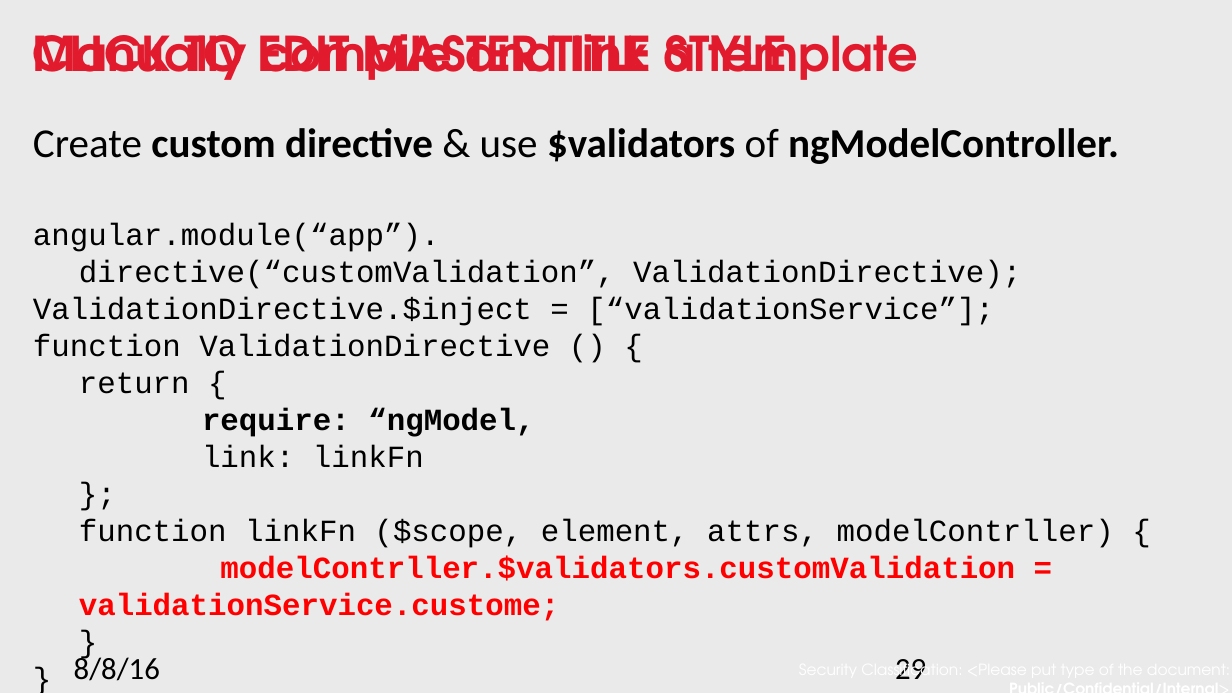
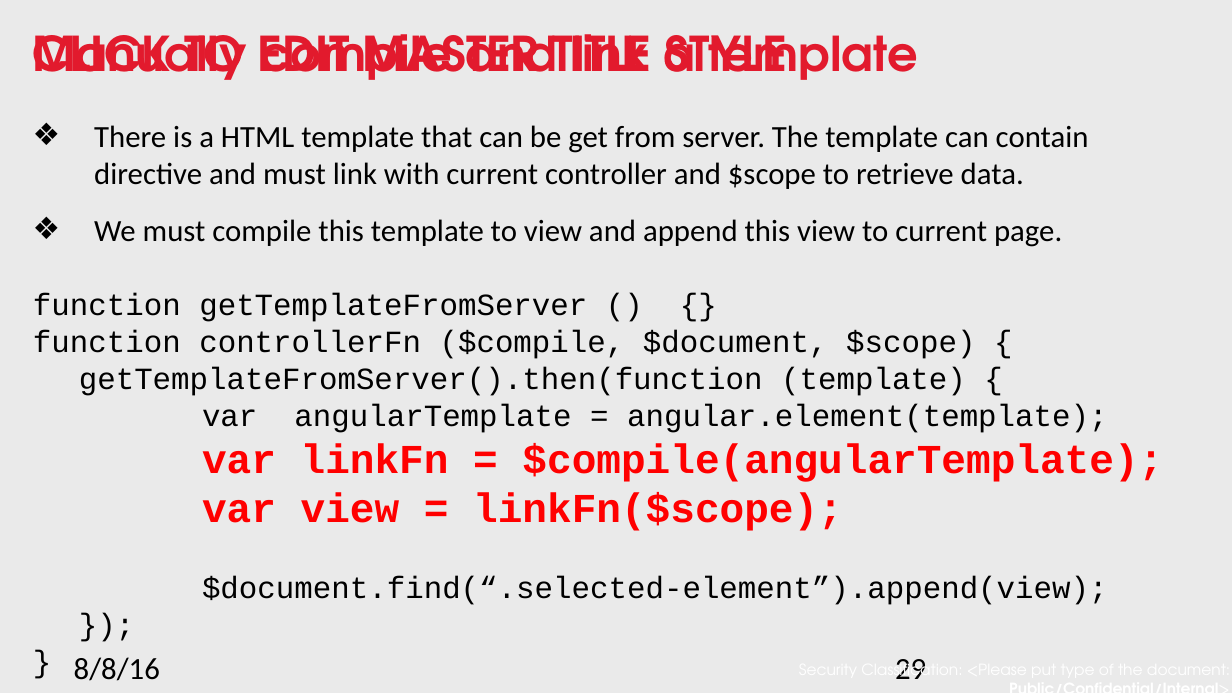
Before and after one commit to nnsan/angular_best_practice, a slide deck: slide 29 of Angular best practice.pptx. Drawn at 1232x693 pixels with LibreOffice and Linux fonts; fonts in the diff are those of the drawing; background and template pictures are left out. Boxes give left, top, right and bottom in pixels: in the first picture for what was removed or moved away, otherwise in the second. Text is boxed around its words. In the diff, an @@ line names an element or a change of style, - is before the commit and + after.

```diff
--- a/Angular best practice.pptx
+++ b/Angular best practice.pptx
@@ text at [33,125,1163,605]: paragraph removed @@
-}
@@ text at [33,125,1163,605]: text changed @@
-Create custom directive & use $validators of ngModelController.
-angular.module(“app”).
-directive(“customValidation”, ValidationDirective);
-ValidationDirective.$inject = [“validationService”];
-function ValidationDirective () {
-return {
-require: “ngModel,
-link: linkFn
-};
-function linkFn ($scope, element, attrs, modelContrller) {
-modelContrller.$validators.customValidation = validationService.custome;
+❖ There is a HTML template that can be get from server. The template can contain directive and must link with current controller and $scope to retrieve data.
+❖ We must compile this template to view and append this view to current page.
+function getTemplateFromServer () {}
+function controllerFn ($compile, $document, $scope) {
+getTemplateFromServer().then(function (template) {
+var angularTemplate = angular.element(template);
+var linkFn = $compile(angularTemplate);
+var view = linkFn($scope);
+$document.find(“.selected-element”).append(view);
+});
```
Also in this commit, not shown: 1 other slide changed.
